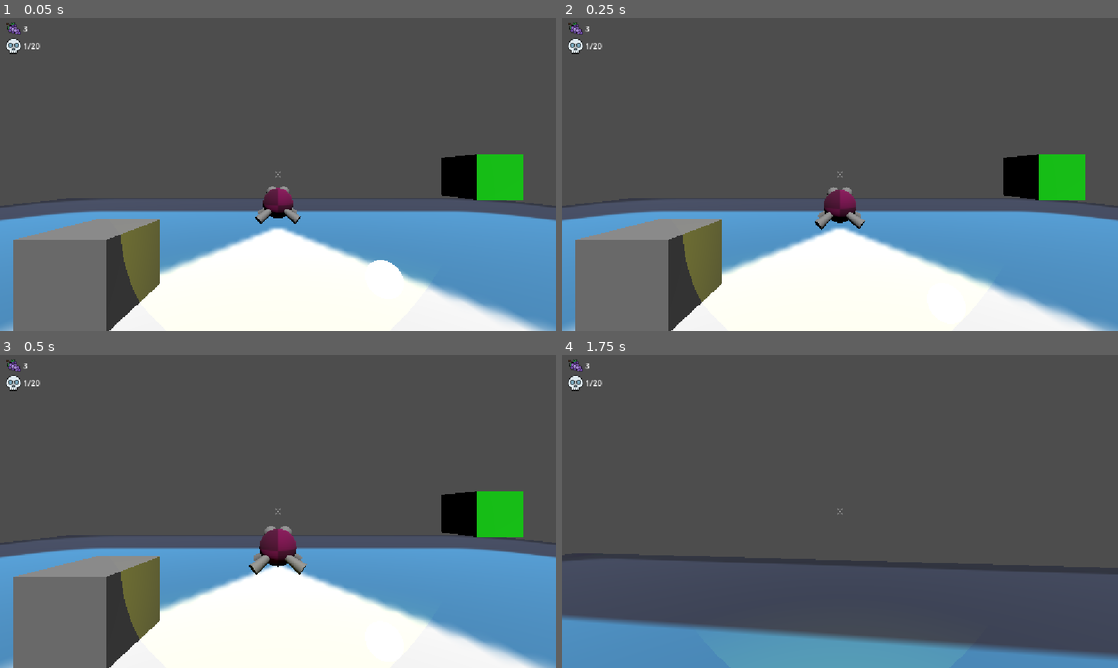
Above: before the commit, frames 1-4 (two rows, left to right).
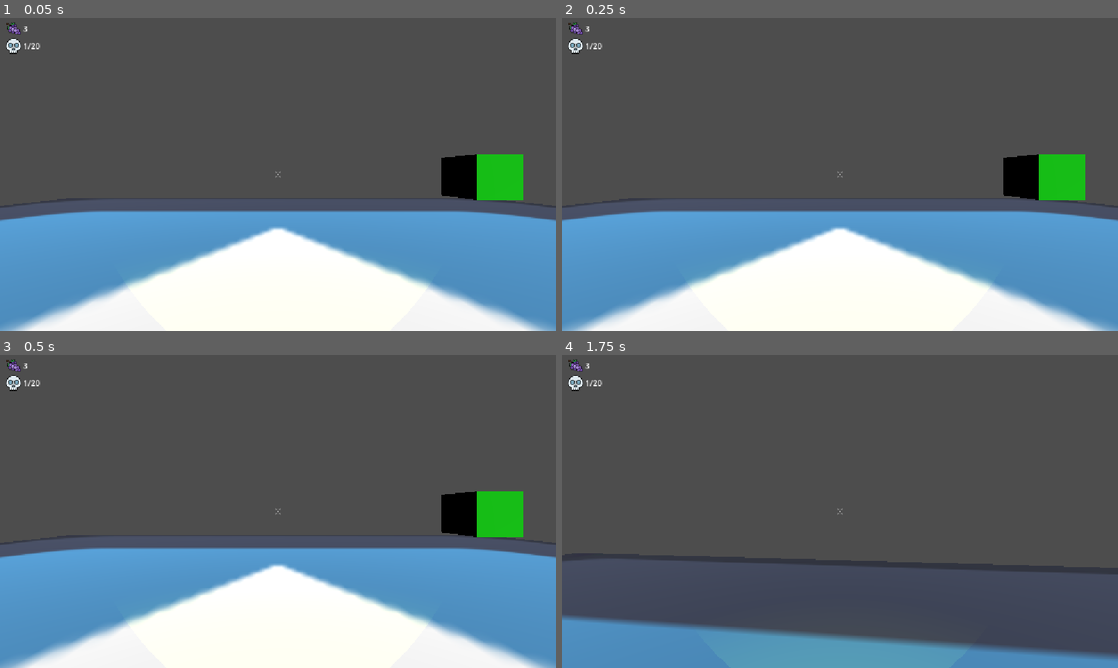
Above: after the commit, the same moments.

Repository: BrokHoly/spark-them-all
Game: Godot game, scene res://levels/sand_box.tscn
The game is run twice, just before and just after one commit, with the same random seed, the same clock (stepped at 60 frames per second) and the same inputs. The engine's default icon, where the game draws it, is replaced by a stand-in: a white triangle on a blue panel in a dark square.
Inputs (mouse positions are in pixels of both pictures, inside the frame that each line leads up to):
- Up to frame 1 (0.05 s): no input
- Up to frame 2 (0.25 s): no input
- Up to frame 3 (0.5 s): no input
- Up to frame 4 (1.75 s): move the mouse to (867, 511) at 0.52 s; hold F (interact) 0.53-1.28 s; hold W (move_forward) from 0.53 s (still down); tap Space (jump) at 0.77, 1.52 s; move the mouse to (812, 511) at 1.27 s; click (812, 511) at 1.35 s; tap F (interact) at 1.55 s

The runs differ from the first frame. In frame 1, 9.0% of the frame differs, in the area x 2-73%, y 53-100%; in frame 2, 8.9%; in frame 3, 9.2%, in the area x 2-56%, y 54-100%; in frame 4, nothing differs.

Commit message:
Ok, let's never talk about interactable I think. Let's just implement the rest

Diff:
--- a/characters/player/player.gd
+++ b/characters/player/player.gd
@@ -1,6 +1,4 @@
 extends CharacterBody3D
-
-signal ray_collied
 
 # Relative to player control
 const SPEED = 5.0
--- a/interactables/button/button.gd
+++ b/interactables/button/button.gd
@@ -1,6 +1,4 @@
 extends Interactable
-
-@export var target_node: Affected   # Something to affect in the world. Nothing for now
 
 @onready var mesh: MeshInstance3D = $CollisionShape3D/MeshInstance3D
 var material
@@ -17,7 +15,7 @@
 	else:
 		is_pressed = true
 	_update_visual()
-	_trigger_target()
+	_trigger_targets()
 
 func _update_visual():
 	if not enable:
@@ -30,7 +28,3 @@
 		material.albedo_color = Color.YELLOW
 	else:
 		material.albedo_color = Color.GREEN
-
-func _trigger_target():
-	if target_node:
-		target_node.affect(is_pressed)
--- a/interactables/interactable.gd
+++ b/interactables/interactable.gd
@@ -15,12 +15,28 @@
 var INTERACTION_TEXT : String = "Press [F]/(X)/(□) to interact"
 @export var enable: bool = true
 @export var repeat_rate : float = 0.2
+@export var auto_reset_time: float = 0.0  # 0 = no auto reset
 
+var reset_timer: float = 0.0
 var repeat_timer : float = 0.0
 
 var is_pressed := false
 var is_being_pressed := false
 var is_hovered := false
+
+
+func _process(delta: float):
+	# Auto-reset non-toggle buttons
+	if auto_reset_time > 0.0 and not toggle_mode and is_pressed:
+		reset_timer -= delta
+		if reset_timer <= 0.0:
+			reactivate()
+
+func reactivate():
+	# Reset button state to allow clicking again
+	is_pressed = false
+	is_being_pressed = false
+	_update_visual()
 
 
 func handle_input(player, pressed: bool, delta: float):
@@ -51,7 +67,8 @@
 		is_pressed = !is_pressed
 	else:
 		is_pressed = true
-
+		if auto_reset_time > 0.0:
+			reset_timer = auto_reset_time  # start countdown
 	_trigger_targets()
 	emit_signal("activated", is_pressed)
 	_update_visual()
--- a/levels/sand_box.tscn
+++ b/levels/sand_box.tscn
@@ -32,16 +32,21 @@
 
 [node name="ProtoRamp" parent="." unique_id=239166772 instance=ExtResource("3_862d6")]
 transform = Transform3D(1, 0, 0, 0, 1, 0, 0, 0, 1, -2.337, 0.5, -2.681)
+visible = false
 
 [node name="DirectionalLight3D" type="DirectionalLight3D" parent="." unique_id=361703537]
 transform = Transform3D(0.9766723, -0.18596625, 0.10736766, 0, 0.49999997, 0.86602545, -0.21473533, -0.84582305, 0.48833612, 0, 2.4428096, 0)
 
 [node name="BoularGrape" parent="." unique_id=1156317511 instance=ExtResource("4_bheoy")]
 transform = Transform3D(1, 0, 0, 0, 1, 0, 0, 0, 1, 1.2272719, 0.49678457, -2.3667464)
+visible = false
 
 [node name="Boular" parent="." unique_id=1503704684 node_paths=PackedStringArray("player") instance=ExtResource("5_aymlm")]
 transform = Transform3D(1, 0, 0, 0, 1, 0, 0, 0, 1, 0, 0.13138151, -7.0094976)
+visible = false
 player = NodePath("../Player")
 
 [node name="Button" parent="." unique_id=1765601522 instance=ExtResource("6_bwjjf")]
 transform = Transform3D(1, 0, 0, 0, 1, 0, 0, 0, 1, 4.855623, 1.6423469, -4.953174)
+toggle_mode = false
+auto_reset_time = 0.1
--- a/ui/hud.gd
+++ b/ui/hud.gd
@@ -13,7 +13,6 @@
 func _ready() -> void:
 	process_mode = Node.PROCESS_MODE_ALWAYS
 	pause_menu.visible = get_tree().paused
-	self.connect("ray_interact", show_help_text)
 
 
 func toggle_pause():
